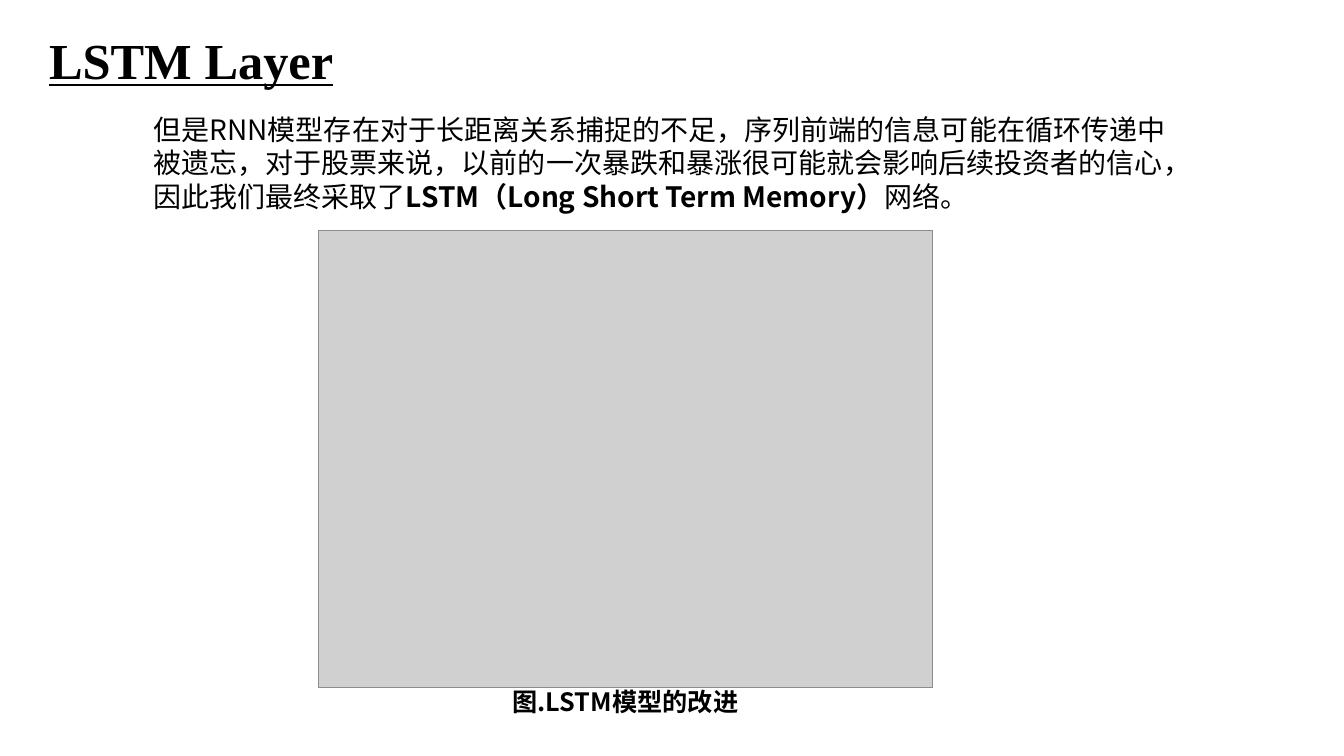
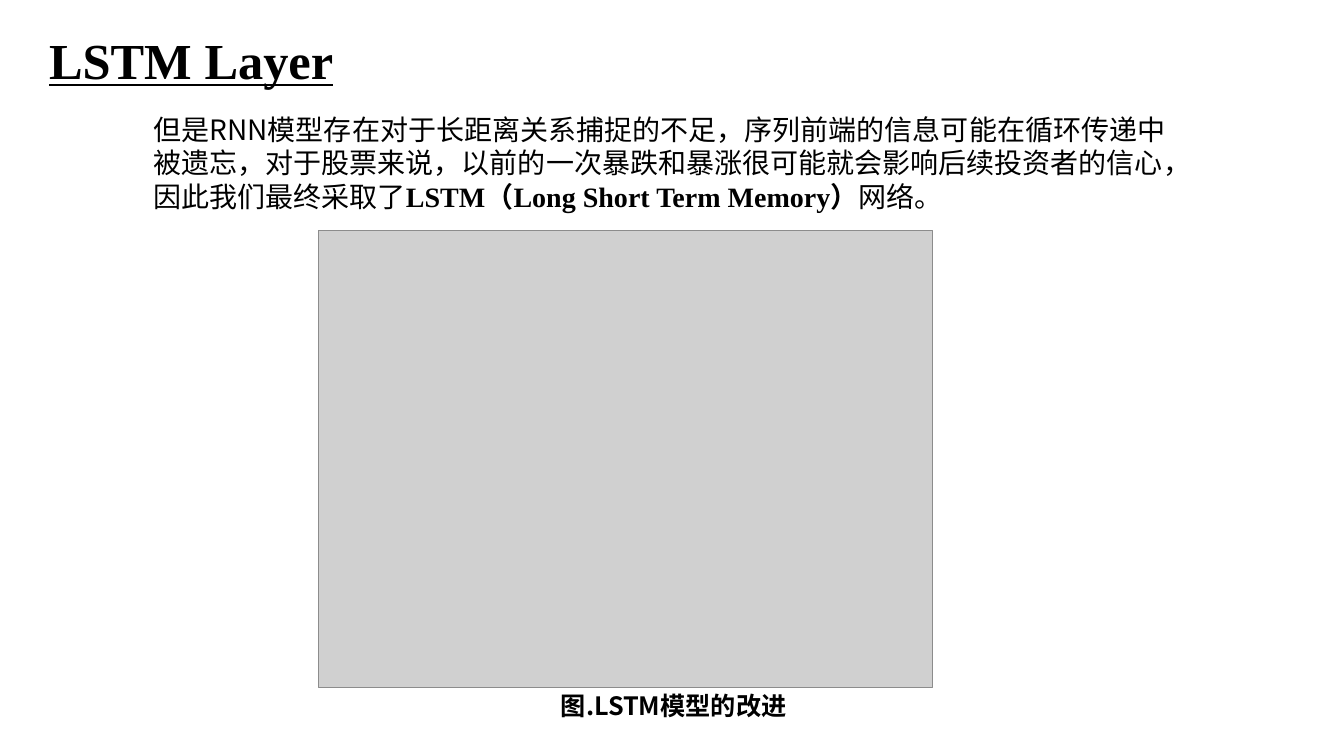
Before and after one commit to Jzzzi/Courses, a slide deck: slide 6 of introToAi/FinalPre/人工智能导论 股票预测.pptx (slide 4 before the commit). Drawn at 1344x756 pixels with LibreOffice and Linux fonts; fonts in the diff are those of the drawing; grey boxes stand for pictures. Boxes give left, top, right and bottom in pixels: in the first picture for what was removed or moved away, otherwise in the second. Text is boxed around its words. In the diff, an @@ line names an element or a change of style, - is before the commit and + after.

```diff
--- a/introToAi/FinalPre/人工智能导论 股票预测.pptx
+++ b/introToAi/FinalPre/人工智能导论 股票预测.pptx
@@ text "但是RNN模型存在对于长距离关系捕捉的不足，序列前端的信息可能在循环传递中被遗忘，对于股票来说，以前的一次暴跌和暴涨很可 ..." at (153,116,1191,214): font Noto Sans CJK SC to Times New Roman in "但是RNN模型存在对于长距离关系捕捉的不足，序列前端的信息可能在循环传递中被遗忘，对于股票来说，以前的一次暴跌和暴涨很可 ..." @@
@@ text "图.LSTM模型的改进": place and size @@
-text "图.LSTM模型的改进" at (513,686,739,714)
+text "图.LSTM模型的改进" at (561,693,787,718)
```
Also in this commit, not shown: 4 other slides changed, 5 slides added, 1 slide removed, 1 other file.
